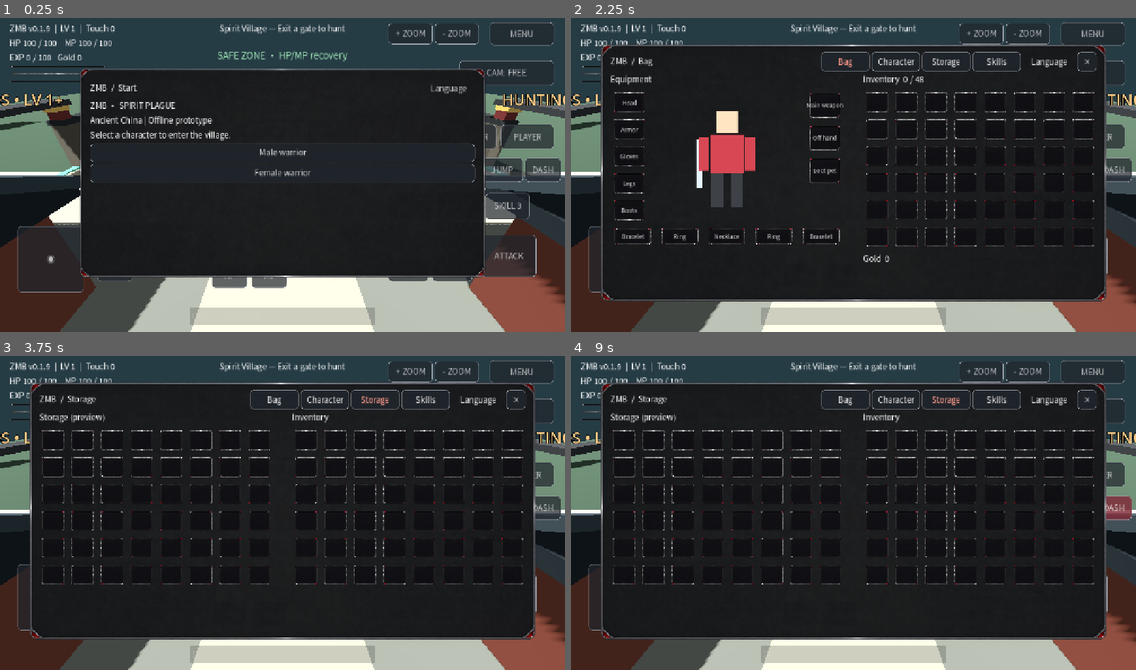
Above: before the commit, frames 1-4 (two rows, left to right).
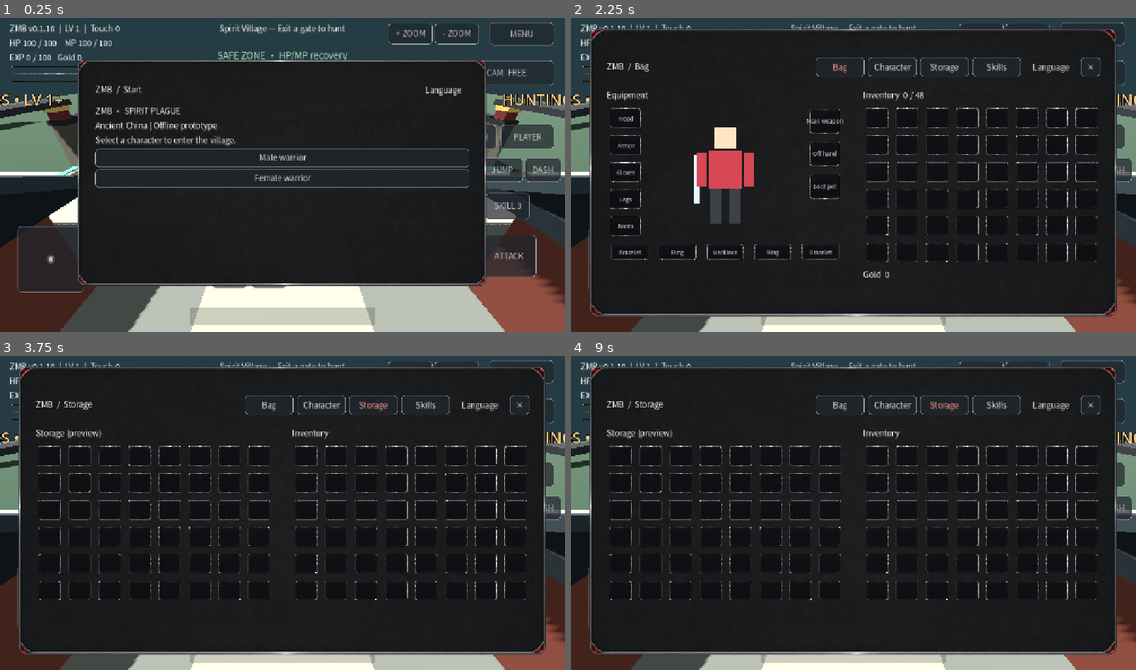
Above: after the commit, the same moments.

Repository: redfullmoon209-debug/ZMB
Game: Godot game, scene res://main.tscn
Same seed, same stepped clock (60 frames per second), same inputs: the game is played once before the commit and once after it.
Inputs (mouse positions are in pixels of both pictures, inside the frame that each line leads up to):
- Up to frame 1 (0.25 s): no input
- Up to frame 2 (2.25 s): click (853, 316) at 0.52 s; type "12" at 0.6 s; click "MENU" at 1.25 s; click "Bag" at 2 s
- Up to frame 3 (3.75 s): click "Bag" at 2.75 s; click "Storage" at 3.5 s
- Up to frame 4 (9 s): click "◉" at 4.25 s; click "ATTACK" at 5 s; click "SKILL 1" at 5.75 s; click "SKILL 2" at 6.5 s; click "SKILL 3" at 7.25 s; click "JUMP" at 8 s; click "DASH" at 8.75 s

The runs differ from the first frame. In frame 1, 8.4% of the frame differs, in the area x 8-87%, y 2-86%; in frame 2, 20%, in the area x 3-97%, y 2-96%; in frame 3, 19%; in frame 4, 19%.

Commit message:
ZMB v0.1.10: fit inventory inside visible artwork

Diff:
--- a/hud.gd
+++ b/hud.gd
@@ -294,7 +294,7 @@
 		meter_fills[0].value=game.hp
 		meter_fills[1].value=game.mp
 		meter_fills[2].value=game.xp
-	stats.text="ZMB v0.1.9  |  LV %d  |  Touch %d\nHP %d / 100    MP %d / 100\nEXP %d / 100   Gold %d"%[game.level,captured_touches.size(),game.hp,game.mp,game.xp,game.coins]
+	stats.text="ZMB v0.1.10  |  LV %d  |  Touch %d\nHP %d / 100    MP %d / 100\nEXP %d / 100   Gold %d"%[game.level,captured_touches.size(),game.hp,game.mp,game.xp,game.coins]
 	camera_mode_button.text=(["กล้อง: ตามหลัง","CAM: FOLLOW","镜头：跟随"][lang] if game.camera_follow else ["กล้อง: อิสระ","CAM: FREE","镜头：自由"][lang])
 	var safe: bool = game.in_safe_zone()
 	zone_label.text=(["เขตปลอดภัย • ฟื้นฟู HP/MP","SAFE ZONE • HP/MP recovery","安全区 • 恢复生命与法力"][lang] if safe else ["เขตล่ามอนสเตอร์ • LV 1+","HUNTING ZONE • LV 1+","狩猎区 • LV 1+"][lang])
@@ -314,7 +314,7 @@
 		if is_instance_valid(close_button): controls["CLOSE"] = _web_rect(close_button)
 		var menu_rects := {}
 		for key in menu_items: menu_rects[key]=_web_rect(menu_items[key])
-		var d := {"version":"0.1.9","ready":true,"started":game.started,"s …(610 unchanged characters)…
+		var d := {"version":"0.1.10","ready":true,"started":game.started,"s …(610 unchanged characters)…
 		var payload := JSON.stringify(d)
 		if browser_window != null:
 			browser_window.zmbDiagnosticsJSON = payload
@@ -544,26 +544,31 @@
 	panel.position=Vector2(175,100)
 	panel.size=Vector2(930,520)
 	if page in INVENTORY_PAGES:
-		panel.position=Vector2(60,40)
-		panel.size=Vector2(1160,640)
+		panel.position=Vector2(40,28)
+		panel.size=Vector2(1200,664)
 	panel.z_index=10
 	panel.clip_contents=true
 	var popup_style := StyleBoxTexture.new()
 	popup_style.texture=preload("res://assets/uhd/popup.png")
+	# The source texture has transparent outer padding. Draw only the actual
+	# artwork rectangle, so the visible frame matches the layout bounds.
+	popup_style.region_rect=Rect2(8,36,1660,871)
 	for side in [SIDE_LEFT,SIDE_TOP,SIDE_RIGHT,SIDE_BOTTOM]:
 		popup_style.set_content_margin(side,1)
 	panel.add_theme_stylebox_override("panel",popup_style)
 	var margin := MarginContainer.new()
 	# The original PNG includes transparent padding above and below its frame.
 	# Inset controls past the visible metal border, not just the texture bounds.
-	margin.add_theme_constant_override("margin_left",28)
-	margin.add_theme_constant_override("margin_right",28)
-	margin.add_theme_constant_override("margin_top",44)
-	margin.add_theme_constant_override("margin_bottom",44)
+	margin.add_theme_constant_override("margin_left",40)
+	margin.add_theme_constant_override("margin_right",40)
+	margin.add_theme_constant_override("margin_top",68 if page in INVENTORY_PAGES else 48)
+	margin.add_theme_constant_override("margin_bottom",42)
 	panel.add_child(margin)
 	body=VBoxContainer.new()
+	body.add_theme_constant_override("separation",12)
 	margin.add_child(body)
 	var header := HBoxContainer.new()
+	header.add_theme_constant_override("separation",8)
 	body.add_child(header)
 	var title := Label.new()
 	title.text="ZMB  /  "+trn(page)
@@ -578,6 +583,8 @@
 	if page not in ["Start","Revive"]:
 		close_button=add_button(header,"×",close_page)
 		close_button.custom_minimum_size=Vector2(44,44)
+	if page in INVENTORY_PAGES:
+		body.add_child(HSeparator.new())
 	var scroll := ScrollContainer.new()
 	modal_scroll=scroll
 	scroll.scroll_deadzone=12
--- a/inventory_test.gd
+++ b/inventory_test.gd
@@ -18,7 +18,8 @@
 			var rect: Rect2=hud.panel.get_global_rect()
 			assert(rect.end.x<=1280 and rect.end.y<=720)
 			var header: HBoxContainer=hud.body.get_child(0)
-			var interior := rect.grow(-28.0)
+			var interior := rect.grow(-39.0)
+			assert(header.get_global_rect().position.y>=rect.position.y+68)
 			assert(interior.encloses(header.get_global_rect()))
 			assert(interior.encloses(hud.modal_scroll.get_global_rect()))
 			for control in header.get_children():
@@ -27,6 +28,11 @@
 			assert(lang_button.get_popup().item_count==3)
 			var row: HBoxContainer=hud.modal_scroll.get_child(0).get_child(0)
 			assert(absf(row.get_child(0).size.x-row.get_child(2).size.x)<2)
+			assert(interior.encloses(row.get_global_rect()))
+			if page in ["Bag","Storage"]:
+				for column in [row.get_child(0),row.get_child(2)]:
+					for child in column.get_children():
+						assert(interior.encloses(child.get_global_rect()))
 			if page=="Bag":
 				assert(row.get_child(2).get_child(1).get_child_count()==48)
 				assert(row.get_child(0).get_child(1).get_child(1) is SubViewportContainer)
Not shown, changed: STATUS.md
